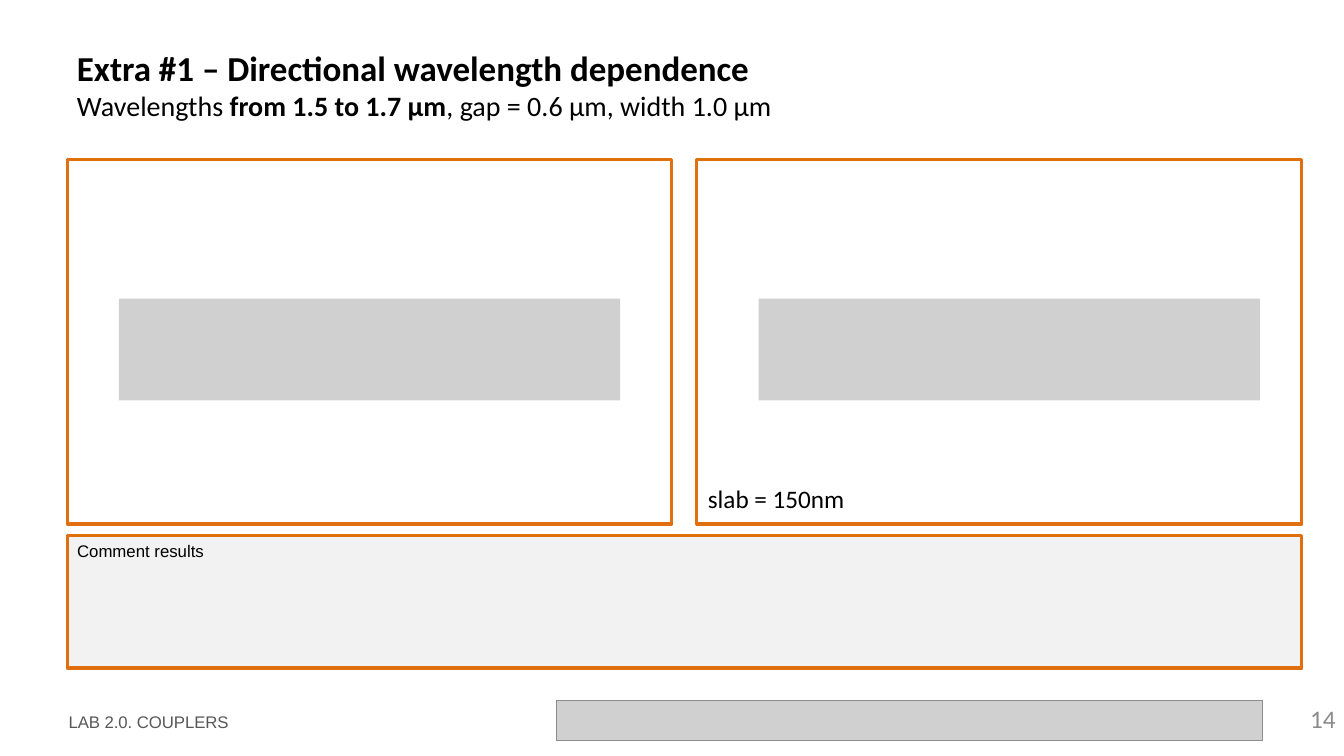
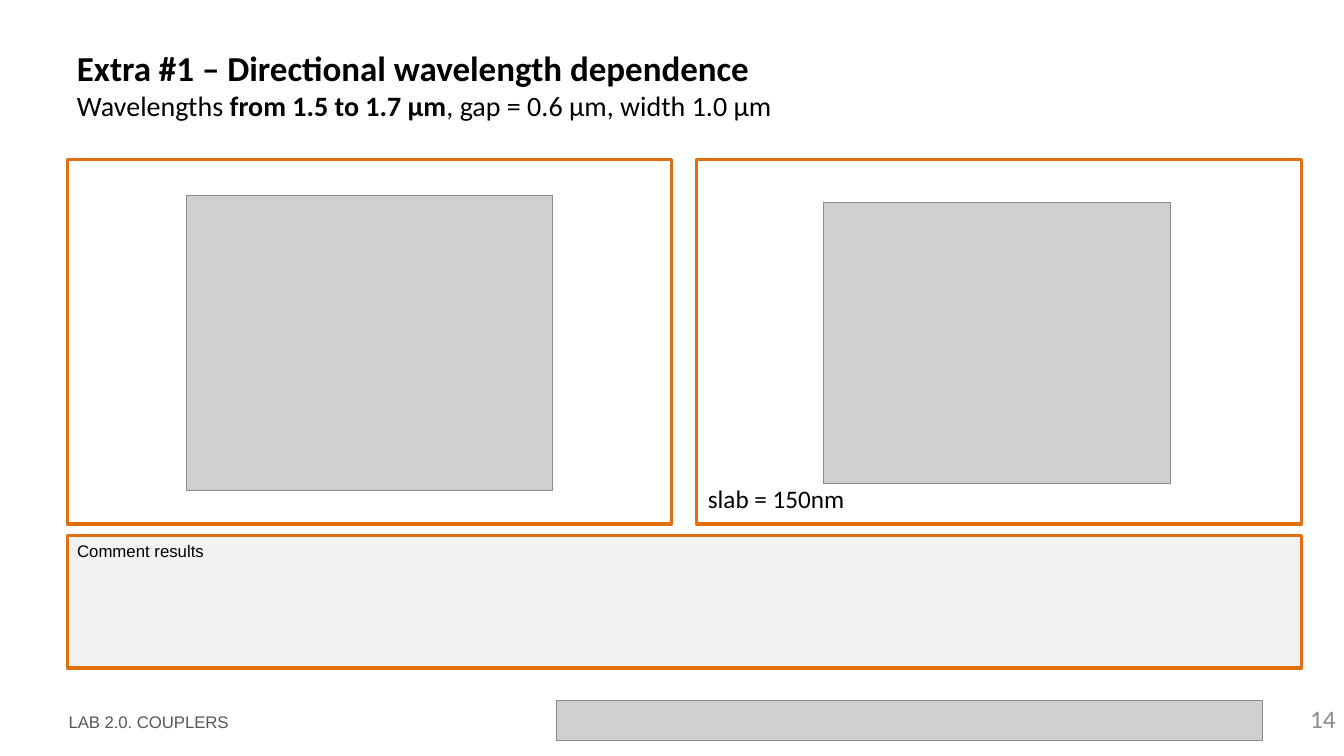
Before and after one commit to davidalcarria/pic-upv-lab2, a slide deck: slide 14 of LabBook_20.pptx. Drawn at 1344x756 pixels with LibreOffice and Linux fonts; fonts in the diff are those of the drawing; grey boxes stand for pictures; background and template pictures are left out. Boxes give left, top, right and bottom in pixels: in the first picture for what was removed or moved away, otherwise in the second. Text is boxed around its words. In the diff, an @@ line names an element or a change of style, - is before the commit and + after.

```diff
--- a/LabBook_20.pptx
+++ b/LabBook_20.pptx
@@ picture added at (x1=187, y1=196, x2=553, y2=491) @@
@@ picture added at (x1=823, y1=203, x2=1170, y2=483) @@
@@ picture removed at (x1=119, y1=298, x2=620, y2=400) @@
@@ picture removed at (x1=759, y1=298, x2=1260, y2=400) @@
```
Also in this commit, not shown: 5 other slides changed.
